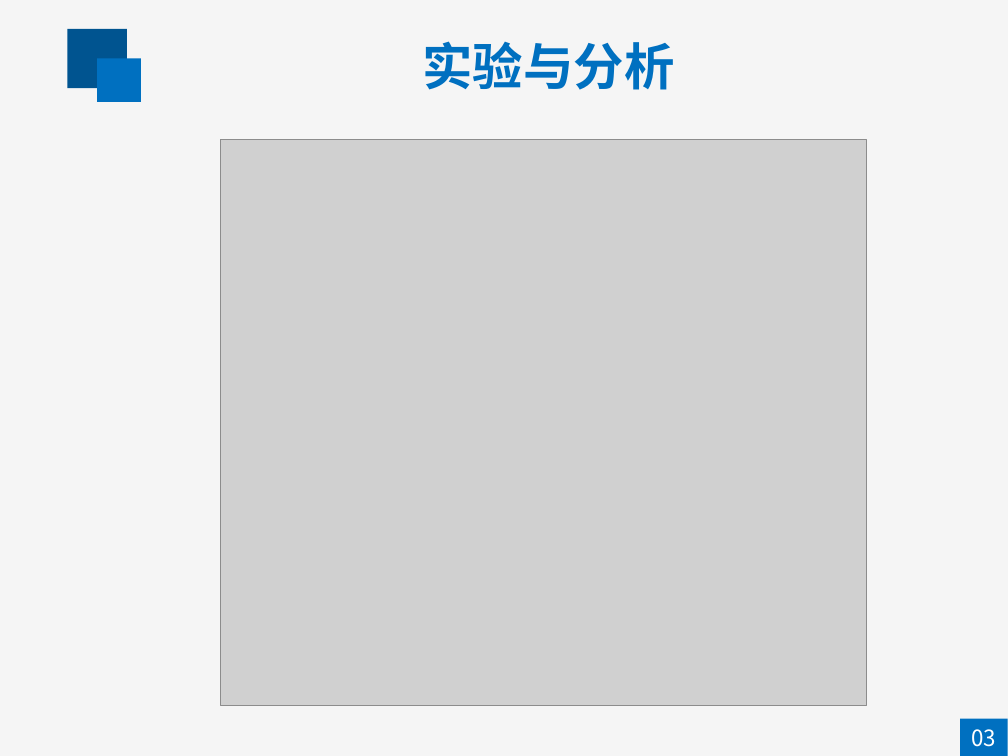
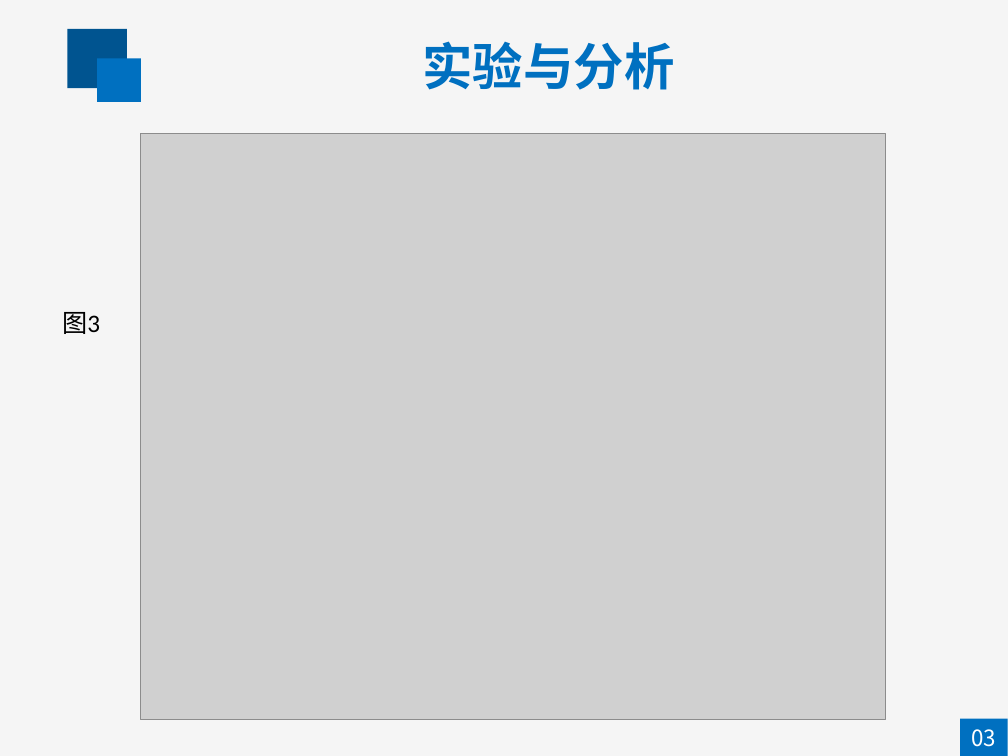
Before and after one commit to ZHuiLBo/PaperBK, a slide deck: slide 29 of 赵惠答辩（删）.pptx. Drawn at 1008x756 pixels with LibreOffice and Linux fonts; fonts in the diff are those of the drawing; grey boxes stand for pictures. Boxes give left, top, right and bottom in pixels: in the first picture for what was removed or moved away, otherwise in the second. Text is boxed around its words. In the diff, an @@ line names an element or a change of style, - is before the commit and + after.

Commit message:
图4-3

```diff
--- a/赵惠答辩（删）.pptx
+++ b/赵惠答辩（删）.pptx
@@ picture: place and size @@
-picture at [221,140,867,706]
+picture at [141,134,886,720]
@@ text added at [62,312,100,334], 18 pt, text #000000 @@
+图3
```
Also in this commit, not shown: 2 other slides changed.
